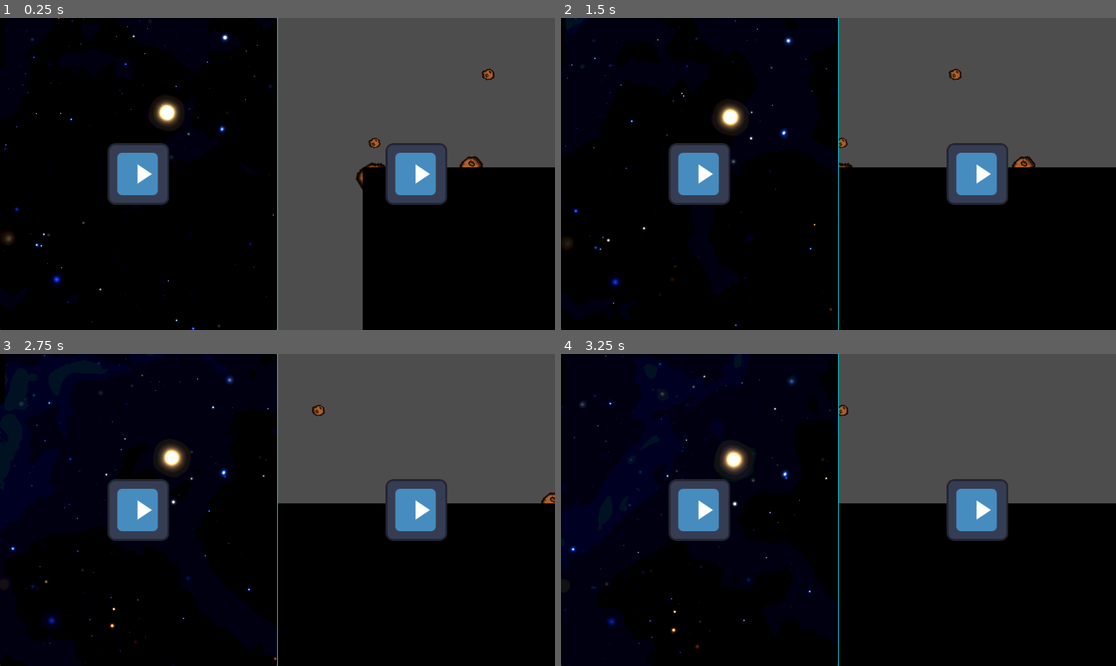
Above: before the commit, frames 1-4 (two rows, left to right).
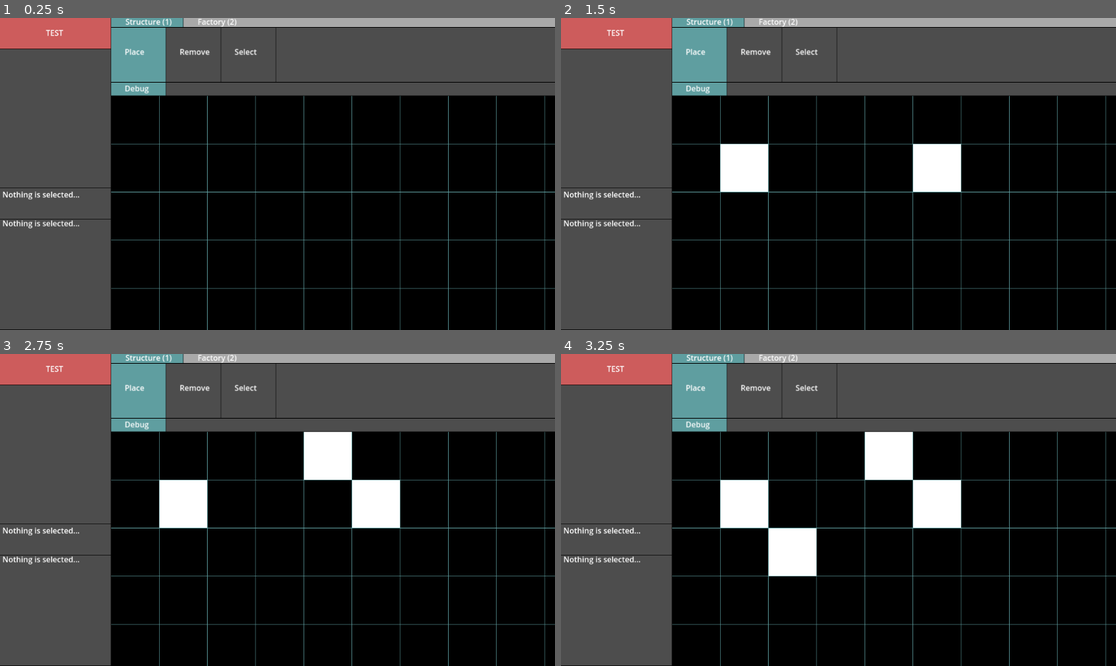
Above: after the commit, the same moments.

Repository: WrogglyWriggs29/ship_building_game
Game: Godot game, scene res://ship_blueprint_designer.tscn
Two runs of this game, one before a commit and one after it. Both use one fixed random seed, a clock stepped at 60 frames per second and the inputs below. Before the commit the project starts from res://scenes/main/main.tscn. The engine's default icon, where the game draws it, is replaced by a stand-in: a white triangle on a blue panel in a dark square.
Inputs (mouse positions are in pixels of both pictures, inside the frame that each line leads up to):
- Up to frame 1 (0.25 s): no input
- Up to frame 2 (1.5 s): tap Enter at 0.5 s; move the mouse to (960, 158) at 0.52 s; hold Right (ui_right) 0.53-1.25 s; click (960, 158) at 0.67 s; drag from (727, 189) to (794, 230) at 1.27 s
- Up to frame 3 (2.75 s): move the mouse to (333, 441) at 2.02 s; hold Right (ui_right) from 2.03 s (still down); click (333, 441) at 2.17 s
- Up to frame 4 (3.25 s): release Right (ui_right) at 2.75 s; drag from (810, 572) to (672, 463) at 2.77 s

The runs differ from the first frame. In frame 1, 53% of the frame differs, in the area x 0-100%, y 0-100%; in frame 2, 47%; in frame 3, 48%; in frame 4, 49%.

Commit message:
added gun to builder/test scene

Diff:
--- a/project.godot
+++ b/project.godot
@@ -11,7 +11,7 @@
 [application]
 
 config/name="ship_building_game"
-run/main_scene="res://scenes/main/main.tscn"
+run/main_scene="res://ship_blueprint_designer.tscn"
 config/features=PackedStringArray("4.3", "Forward Plus")
 config/icon="res://icon.svg"
 
--- a/scenes/projectile/projectile.gd
+++ b/scenes/projectile/projectile.gd
@@ -3,7 +3,8 @@
 
 @export var speed := 600.0
 @export var damage := 25.0
-@export var life_time := 5.0
+@export var life_time := 500.0
+
 
 var owner_player : Player
 
--- a/scenes/projectile/projectile.tscn
+++ b/scenes/projectile/projectile.tscn
@@ -7,14 +7,15 @@
 size = Vector2(22, 14)
 
 [node name="Projectile" type="Area2D"]
+position = Vector2(256, 1)
 collision_layer = 0
 collision_mask = 15
 script = ExtResource("1_y7pgu")
 
 [node name="Sprite2D" type="Sprite2D" parent="."]
 self_modulate = Color(0.693214, 0.511966, 0, 1)
-position = Vector2(11, 0)
-scale = Vector2(0.171875, 0.109375)
+position = Vector2(33, 0)
+scale = Vector2(0.515625, 0.109375)
 texture = ExtResource("1_3rkq3")
 
 [node name="CollisionShape2D" type="CollisionShape2D" parent="."]
--- a/scripts/blueprints/factory_part_blueprint.gd
+++ b/scripts/blueprints/factory_part_blueprint.gd
@@ -2,9 +2,10 @@
 extends Node
 
 enum Type {
-    EMPTY,
-    DEBUG,
-    THRUSTER
+	EMPTY,
+	DEBUG,
+	THRUSTER,
+	GUN
 }
 
 var type: Type
@@ -12,17 +13,19 @@
 var starting_inventory: Inventory
 
 func _init(_type: Type, _orientation: int, _inventory: Inventory) -> void:
-    type = _type
-    orientation = _orientation
-    starting_inventory = _inventory
+	type = _type
+	orientation = _orientation
+	starting_inventory = _inventory
 
 static func type_name(_type: Type) -> String:
-    match _type:
-        Type.EMPTY:
-            return "Empty"
-        Type.DEBUG:
-            return "Debug"
-        Type.THRUSTER:
-            return "Thruster"
-        _:
-            return "Unknown"
+	match _type:
+		Type.EMPTY:
+			return "Empty"
+		Type.DEBUG:
+			return "Debug"
+		Type.THRUSTER:
+			return "Thruster"
+		Type.GUN:
+			return "Gun"
+		_:
+			return "Unknown"
--- a/scripts/global_enums/inventory_resource_type.gd
+++ b/scripts/global_enums/inventory_resource_type.gd
@@ -2,5 +2,5 @@
 extends Node
 
 enum Type {
-    Empty
+	Empty
 }
--- a/scripts/ship_design_scene/blueprint_action_binder.gd
+++ b/scripts/ship_design_scene/blueprint_action_binder.gd
@@ -64,6 +64,8 @@
 					return ""
 				FactoryPartBlueprint.Type.THRUSTER:
 					return "Burn"
+				FactoryPartBlueprint.Type.GUN:
+					return "Fire"
 				_:
 					return ""
 		_:
--- a/scripts/ship_design_scene/layer_selector.gd
+++ b/scripts/ship_design_scene/layer_selector.gd
@@ -8,46 +8,46 @@
 var selected: ShipBlueprintDesigner.Layer
 
 func _init() -> void:
-    selected = ShipBlueprintDesigner.Layer.STRUCTURE
+	selected = ShipBlueprintDesigner.Layer.STRUCTURE
 
 func _process(_delta: float) -> void:
-    if width <= 0 or height <= 0:
-        return
-    queue_redraw()
+	if width <= 0 or height <= 0:
+		return
+	queue_redraw()
 
 func _draw() -> void:
-    const unsel_color = Color.DARK_GRAY
-    const sel_color = Color.CADET_BLUE
+	const unsel_color = Color.DARK_GRAY
+	const sel_color = Color.CADET_BLUE
 
-    var structure_label_width = min(DESIRED_TAB_WIDTH, width / 2)
+	var structure_label_width = min(DESIRED_TAB_WIDTH, width / 2)
 
-    var structure_label_rect = Rect2(Vector2.ZERO, Vector2(structure_label_width, height))
+	var structure_label_rect = Rect2(Vector2.ZERO, Vector2(structure_label_width, height))
 
-    var factory_label_top_left = Vector2(structure_label_width, 0)
-    var factory_label_rect = Rect2(factory_label_top_left, Vector2(width - structure_label_width, height))
+	var factory_label_top_left = Vector2(structure_label_width, 0)
+	var factory_label_rect = Rect2(factory_label_top_left, Vector2(width - structure_label_width, height))
 
-    draw_rect(structure_label_rect, sel_color if selected == ShipBlueprintDesigner.Layer.STRUCTURE else unsel_color)
-    draw_rect(factory_label_rect, sel_color if selected == ShipBlueprintDesigner.Layer.FACTORY else unsel_color)
+	draw_rect(structure_label_rect, sel_color if selected == ShipBlueprintDesigner.Layer.STRUCTURE else unsel_color)
+	draw_rect(factory_label_rect, sel_color if selected == ShipBlueprintDesigner.Layer.FACTORY else unsel_color)
 
-    var word_offset = Vector2(30, height / 2 + 5)
-    draw_string(ThemeDB.fallback_font, word_offset, "Structure (1)")
-    draw_string(ThemeDB.fallback_font, factory_label_rect.position + word_offset, "Factory (2)")
+	var word_offset = Vector2(30, height / 2 + 5)
+	draw_string(ThemeDB.fallback_font, word_offset, "Structure (1)")
+	draw_string(ThemeDB.fallback_font, factory_label_rect.position + word_offset, "Factory (2)")
 
-    # top and bottom
-    draw_line(Vector2(0, 0), Vector2(width, 0), Color.BLACK)
-    draw_line(Vector2(0, height), Vector2(width, height), Color.BLACK)
-    # seperator line
-    draw_line(Vector2.ZERO, Vector2(0, height), Color.BLACK)
-    draw_line(Vector2(structure_label_width, 0), Vector2(structure_label_width, height), Color.BLACK)
-    #draw_line(factory_label_top_left, factory_label_top_left + Vector2(0, height), Color.BLACK)
+	# top and bottom
+	draw_line(Vector2(0, 0), Vector2(width, 0), Color.BLACK)
+	draw_line(Vector2(0, height), Vector2(width, height), Color.BLACK)
+	# seperator line
+	draw_line(Vector2.ZERO, Vector2(0, height), Color.BLACK)
+	draw_line(Vector2(structure_label_width, 0), Vector2(structure_label_width, height), Color.BLACK)
+	#draw_line(factory_label_top_left, factory_label_top_left + Vector2(0, height), Color.BLACK)
 
 func select_at(point: Vector2) -> void:
-    if point.x < 0 or point.x > width or point.y < 0 or point.y > height:
-        return
+	if point.x < 0 or point.x > width or point.y < 0 or point.y > height:
+		return
 
-    var structure_label_width = min(DESIRED_TAB_WIDTH, width / 2)
-    if point.x < structure_label_width:
-        selected = ShipBlueprintDesigner.Layer.STRUCTURE
-    else:
-        selected = ShipBlueprintDesigner.Layer.FACTORY
-    queue_redraw()
+	var structure_label_width = min(DESIRED_TAB_WIDTH, width / 2)
+	if point.x < structure_label_width:
+		selected = ShipBlueprintDesigner.Layer.STRUCTURE
+	else:
+		selected = ShipBlueprintDesigner.Layer.FACTORY
+	queue_redraw()
--- a/scripts/ship_design_scene/tool_palette.gd
+++ b/scripts/ship_design_scene/tool_palette.gd
@@ -47,7 +47,7 @@
 var tool_placeholder_text = ["Place", "Remove", "Select"]
 
 var structure_type_placeholder_text = ["Debug"]
-var part_type_placeholder_text = ["Debug", "Thruster"]
+var part_type_placeholder_text = ["Debug", "Thruster", "Gun"]
 
 func _process(_delta: float) -> void:
 	if width == 0 or height == 0:
--- a/scripts/ship_test_scene/user_velocity_applicator.gd
+++ b/scripts/ship_test_scene/user_velocity_applicator.gd
@@ -9,44 +9,44 @@
 const STRENGTH = 0.1
 
 func _init(matrix: ModuleMatrix, _camera: ShipCamera) -> void:
-    linked_module = null
-    velocity = Vector2(0, 0)
-    mods = matrix
-    camera = _camera
+	linked_module = null
+	velocity = Vector2(0, 0)
+	mods = matrix
+	camera = _camera
 
 func _process(_delta: float) -> void:
-    if linked_module:
-        var mouse_pos = get_global_mouse_position()
-        calc_velocity(mouse_pos)
-        queue_redraw()
+	if linked_module:
+		var mouse_pos = get_global_mouse_position()
+		calc_velocity(mouse_pos)
+		queue_redraw()
 
 func _input(event: InputEvent) -> void:
-    if event is InputEventMouseButton:
-        if event.pressed:
-            var dragging = mods.get_closest_module(get_global_mouse_position()) # event.global_position + camera.global_position)
-            if dragging:
-                link(dragging)
-        else:
-            apply_velocity()
+	if event is InputEventMouseButton:
+		if event.pressed:
+			var dragging = mods.get_closest_module(get_global_mouse_position()) # event.global_position + camera.global_position)
+			if dragging:
+				link(dragging)
+		else:
+			apply_velocity()
 
-    queue_redraw()
+	queue_redraw()
 
 func _draw() -> void:
-    if linked_module:
-        draw_line(linked_module.global_position, linked_module.global_position + velocity / STRENGTH, Color.BLUE_VIOLET)
+	if linked_module:
+		draw_line(linked_module.global_position, linked_module.global_position + velocity / STRENGTH, Color.BLUE_VIOLET)
 
 func link(module: Module) -> void:
-    linked_module = module
+	linked_module = module
 
 func unlink() -> void:
-    linked_module = null
+	linked_module = null
 
 func calc_velocity(mouse_pos: Vector2) -> void:
-    velocity = (mouse_pos - linked_module.global_position) * STRENGTH
+	velocity = (mouse_pos - linked_module.global_position) * STRENGTH
 
 func apply_velocity() -> void:
-    if linked_module:
-        linked_module.velocity += velocity
-        velocity = Vector2(0, 0)
+	if linked_module:
+		linked_module.velocity += velocity
+		velocity = Vector2(0, 0)
 
-    linked_module = null
+	linked_module = null
--- a/scripts/ships/action_binder.gd
+++ b/scripts/ships/action_binder.gd
@@ -5,18 +5,18 @@
 var bindings: Dictionary = {}
 
 func bind(key: int, part: GridFactory.FactoryPartState) -> void:
-    if not bindings.has(key):
-        bindings[key] = []
-    bindings[key].append(part)
+	if not bindings.has(key):
+		bindings[key] = []
+	bindings[key].append(part)
 
 func trigger(key: int) -> void:
-    print("pressed " + OS.get_keycode_string(key))
-    if bindings.has(key):
-        for part in bindings[key]:
-            part.action_is_on = true
+	print("pressed " + OS.get_keycode_string(key))
+	if bindings.has(key):
+		for part in bindings[key]:
+			part.action_is_on = true
 
 func untrigger(key: int) -> void:
-    print("released " + OS.get_keycode_string(key))
-    if bindings.has(key):
-        for part in bindings[key]:
-            part.action_is_on = false
+	print("released " + OS.get_keycode_string(key))
+	if bindings.has(key):
+		for part in bindings[key]:
+			part.action_is_on = false
--- a/scripts/ships/ship_grids/factories/grid_factory.gd
+++ b/scripts/ships/ship_grids/factories/grid_factory.gd
@@ -6,7 +6,7 @@
 
 
 class FactoryPartState extends Node:
-	enum Type {EMPTY, DEBUG, THRUSTER}
+	enum Type {EMPTY, DEBUG, THRUSTER, GUN}
 	var inventory: Inventory
 	var type: Type
 	var orientation: int
--- a/scripts/ships/ship_grids/ship_grid.gd
+++ b/scripts/ships/ship_grids/ship_grid.gd
@@ -4,19 +4,22 @@
 var soft_body: GridSoftBody
 var factory: GridFactory
 
+
 func _init(modules: ModuleMatrix, connections: ConnectionMatrix, starting_factory_state: Array) -> void:
 	soft_body = GridSoftBody.new(modules, connections)
 	factory = GridFactory.new(starting_factory_state)
 
+
 func _process(_delta: float) -> void:
 	queue_redraw()
+
 
 func _draw() -> void:
 	var starting_index = soft_body.modules.first_module()
 	if starting_index == Vector2i(-1, -1):
 		return
+	tree_draw(starting_index)
 
-	tree_draw(starting_index)
 
 func tree_draw(index: Vector2i) -> void:
 	pass
@@ -32,8 +35,13 @@
 					match part.type:
 						GridFactory.FactoryPartState.Type.THRUSTER:
 							apply_thruster_force(part, Vector2i(x, y))
+							print("Applying truster force")
+					match part.type:
+						GridFactory.FactoryPartState.Type.GUN:
+							apply_gun_action(part, Vector2i(x, y))
 
 	soft_body.manual_physics_process()
+
 
 func apply_thruster_force(part: GridFactory.FactoryPartState, index: Vector2i) -> void:
 	var optional_module = soft_body.modules.at_index(index)
@@ -49,8 +57,42 @@
 
 		apply_force(thruster_direction * 20, index)
 
+
 func apply_force(_force: Vector2, _index: Vector2i) -> void:
 	soft_body.apply_force(_force, _index)
+
+
+func apply_gun_action(part: GridFactory.FactoryPartState, index: Vector2i) -> void:
+	var optional_module = soft_body.modules.at_index(index)
+	if not optional_module.exists:
+		return
+
+	var module = optional_module.module
+	var start_angle = module.phys_rotation.get_value()
+	var angle_offset = Dir.to_angle(part.orientation)
+	var gun_angle = Nangle.new(start_angle + angle_offset)
+	var gun_direction = gun_angle.to_vector()
+
+	spawn_bullet(module.global_position,gun_angle.to_vector(), owner)
+
+
+func spawn_bullet(position: Vector2, direction: Vector2, owner_player: Player) -> void:
+	var bullet = preload("res://scenes/projectile/projectile.tscn").instantiate()
+	bullet.global_position = position
+	bullet.rotation = direction.angle()
+	bullet.owner_player = owner_player
+	# Add projectile to tree
+	print("Scene Stuatus", get_tree())
+
+	soft_body.add_child(bullet)
+
+	print("Trying to spawn bullet here", bullet.position)
+	var sprite = bullet.get_node("Sprite2D")
+	print("Sprite modulate: ", sprite.modulate)
+	print("Sprite visible: ", sprite.visible)
+	print("Sprite scale: ", sprite.scale)
+	print("Sprite texture: ", sprite.texture)
+
 
 func get_average_position() -> Vector2:
 	var modules = soft_body.modules
Not shown, added: assets/images/background (1).png.import
